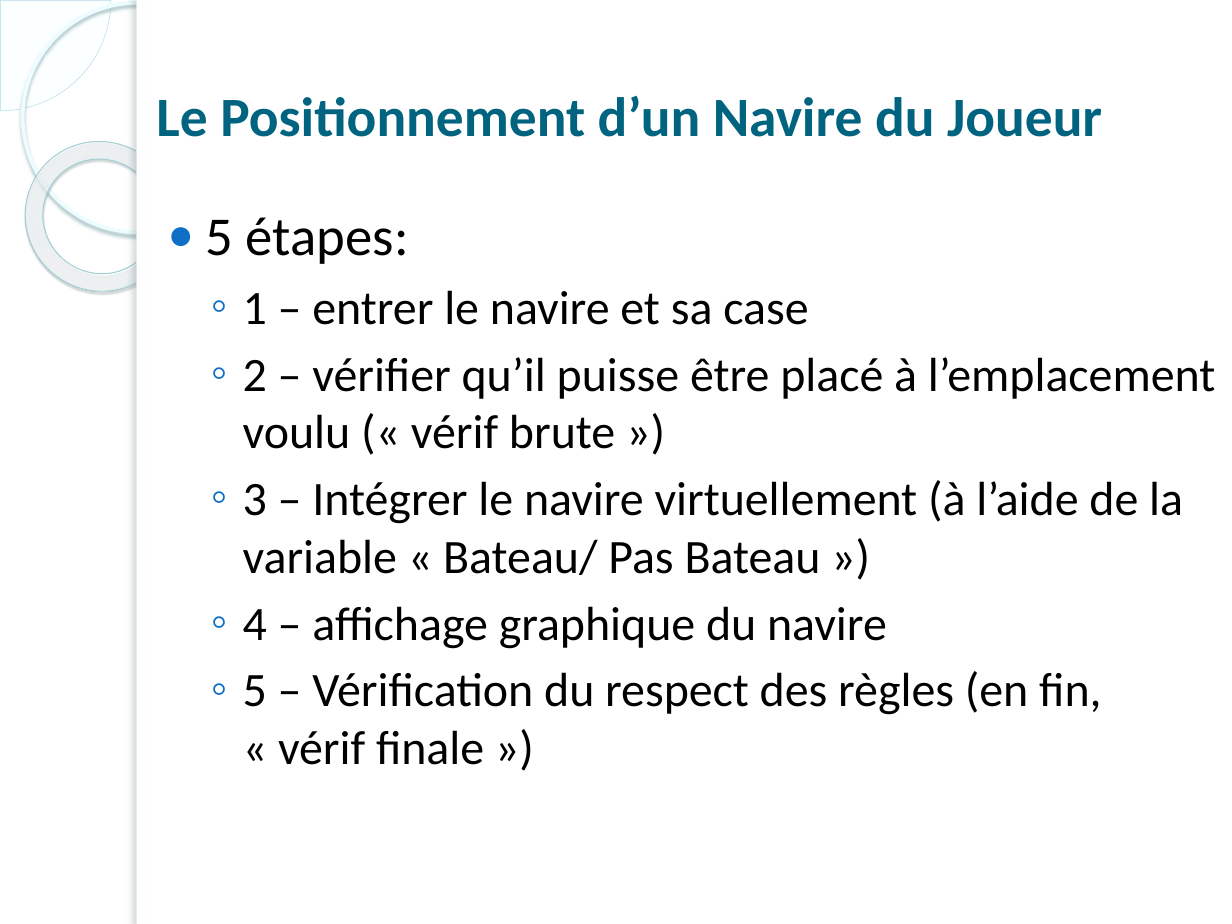
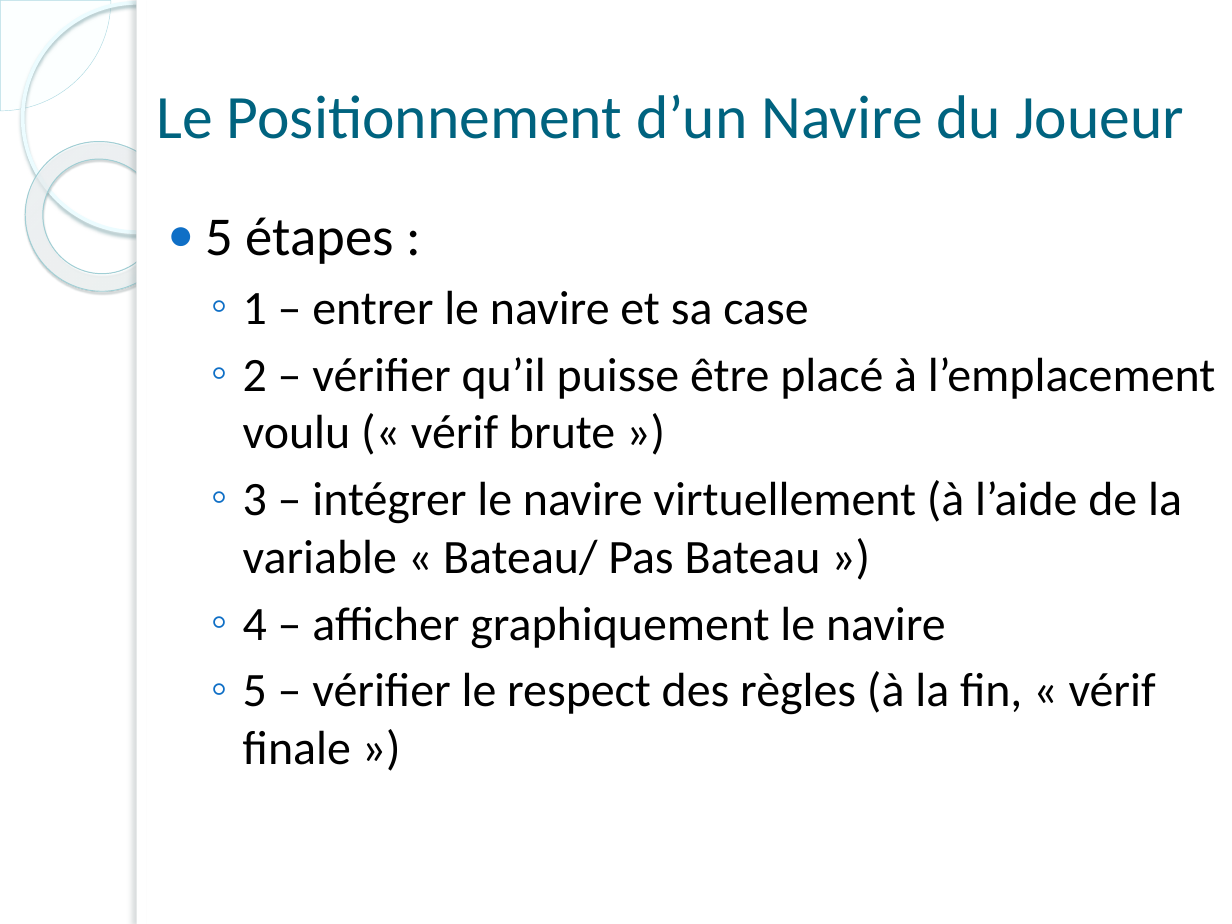
Before and after one commit to bacisn2/projetISN, a slide deck: slide 11 of For Synthèse/Diapo ISN.pptx (slide 7 before the commit). Drawn at 1232x924 pixels with LibreOffice and Linux fonts; fonts in the diff are those of the drawing; background and template pictures are left out. Boxes give left, top, right and bottom in pixels: in the first picture for what was removed or moved away, otherwise in the second. Text is boxed around its words. In the diff, an @@ line names an element or a change of style, - is before the commit and + after.

```diff
--- a/For Synthèse/Diapo ISN.pptx
+++ b/For Synthèse/Diapo ISN.pptx
@@ title "Le Positionnement d’un Navire du ..." at <box>156,95,1184,139</box>: size 32.4 to 36 pt, bold off @@
@@ text at <box>206,217,394,264</box>: spaces changed @@
-● 5 étapes:
+● 5 étapes :
@@ text at <box>243,480,1182,765</box>: text changed @@
-  ◦ 3 – Intégrer le navire virtuellement (à l’aide de la variable « Bateau/ Pas Bateau »)
-  ◦ 4 – affichage graphique du navire
-  ◦ 5 – Vérification du respect des règles (en fin, « vérif finale »)
+  ◦ 3 – intégrer le navire virtuellement (à l’aide de la variable « Bateau/ Pas Bateau »)
+  ◦ 4 – afficher graphiquement le navire
+  ◦ 5 – vérifier le respect des règles (à la fin, « vérif finale »)
```
Also in this commit, not shown: 6 other slides changed, 4 slides added, 1 slide removed, 9 other files.
